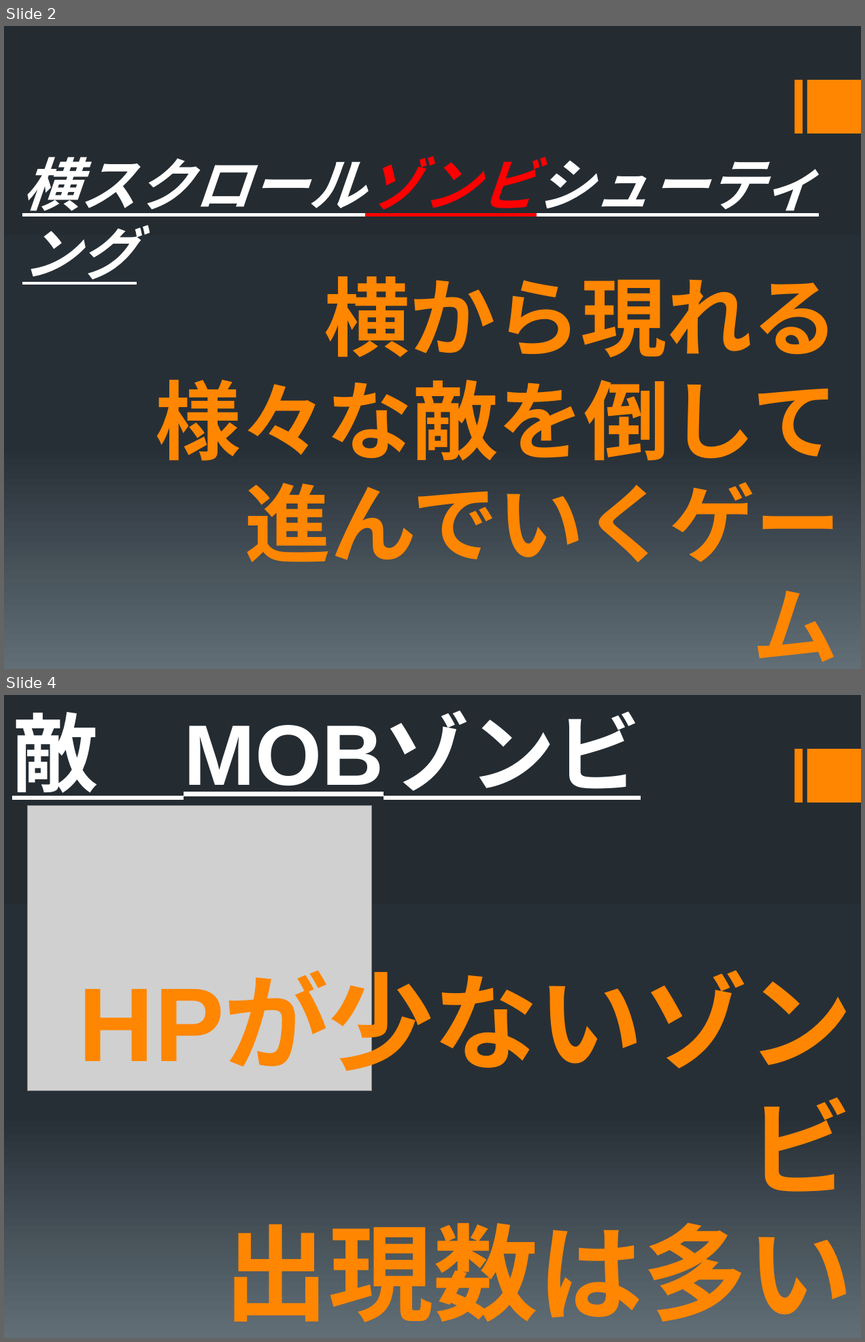
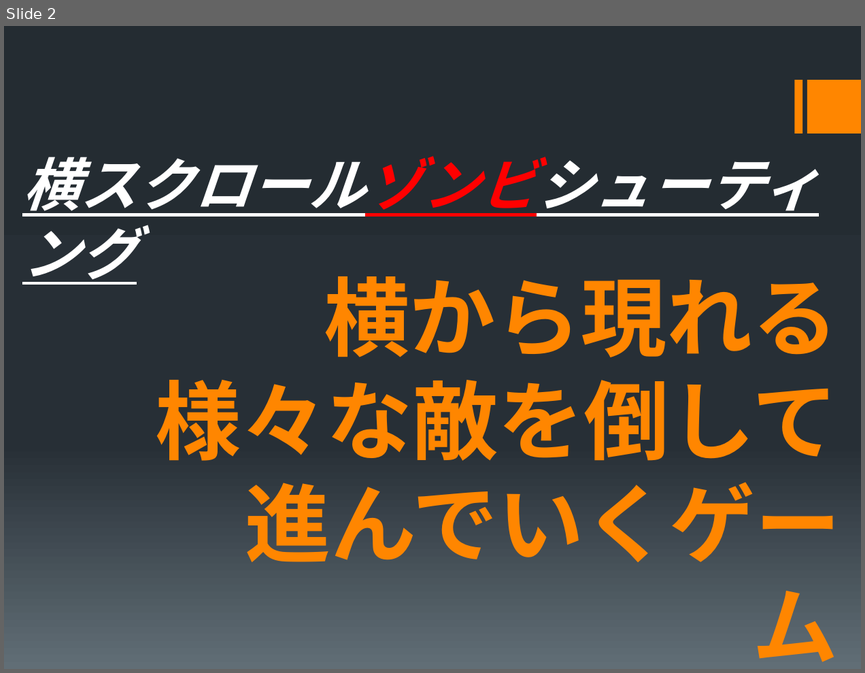
Before and after one commit to Shirayuki1850/-, a slide deck: 説明書.pptx. Shown one above the other, each under a label of ours: slides 2 and 4 before the commit, slide 2 after it; the slides between them are not shown. The pictures are 865x1342 and 865x673 pixels, drawn with LibreOffice and Linux fonts; fonts in the diff are those of the drawing; grey boxes stand for pictures. Boxes give left, top, right and bottom in pixels: in the first picture for what was removed or moved away, otherwise in the second. Text is boxed around its words. In the diff, an @@ line names an element or a change of style, - is before the commit and + after.

```diff
--- a/説明書.pptx
+++ b/説明書.pptx
@@ slide 4 removed at [4, 695, 861, 1338], background gradient #242C33 to #273037 to #636D76; not listed: 2 template elements that a slide beside it also shows @@
@@ text removed at [12, 712, 640, 800] @@
-敵 MOBゾンビ
@@ picture removed at [28, 806, 373, 1091] @@
@@ title removed at [224, 1223, 853, 1322] @@
-HPが少ないゾンビ
-出現数は多い
```
Also in this commit, not shown: 3 slides changed, 2 other slides removed, 43 other files.
